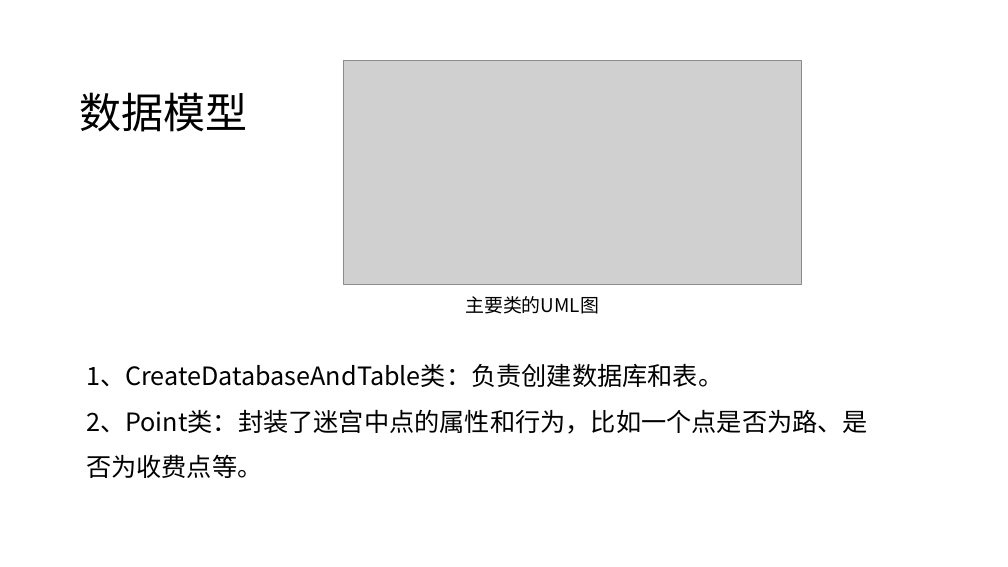
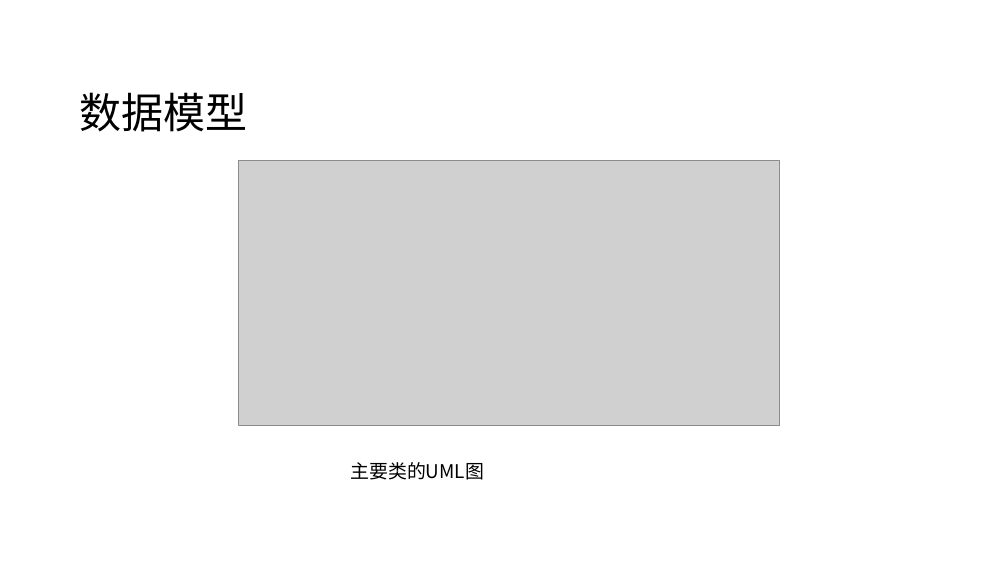
Before and after one commit to sxl888/run-a-maze, a slide deck: slide 6 of 第六组走迷宫答辩ppt.pptx (slide 4 before the commit). Drawn at 1008x567 pixels with LibreOffice and Linux fonts; fonts in the diff are those of the drawing; grey boxes stand for pictures; background and template pictures are left out. Boxes give left, top, right and bottom in pixels: in the first picture for what was removed or moved away, otherwise in the second. Text is boxed around its words. In the diff, an @@ line names an element or a change of style, - is before the commit and + after.

```diff
--- a/第六组走迷宫答辩ppt.pptx
+++ b/第六组走迷宫答辩ppt.pptx
@@ picture: place and size @@
-picture at box(344, 60, 802, 284)
+picture at box(239, 160, 780, 426)
@@ text removed at box(86, 363, 868, 478) @@
-1、CreateDatabaseAndTable类：负责创建数据库和表。
-2、Point类：封装了迷宫中点的属性和行为，比如一个点是否为路、是否为收费点等。
@@ text "主要类的UML图": place and size @@
-text "主要类的UML图" at box(465, 296, 599, 314)
+text "主要类的UML图" at box(350, 462, 484, 480)
```
Also in this commit, not shown: 4 other slides changed, 6 slides added, 3 slides removed.
